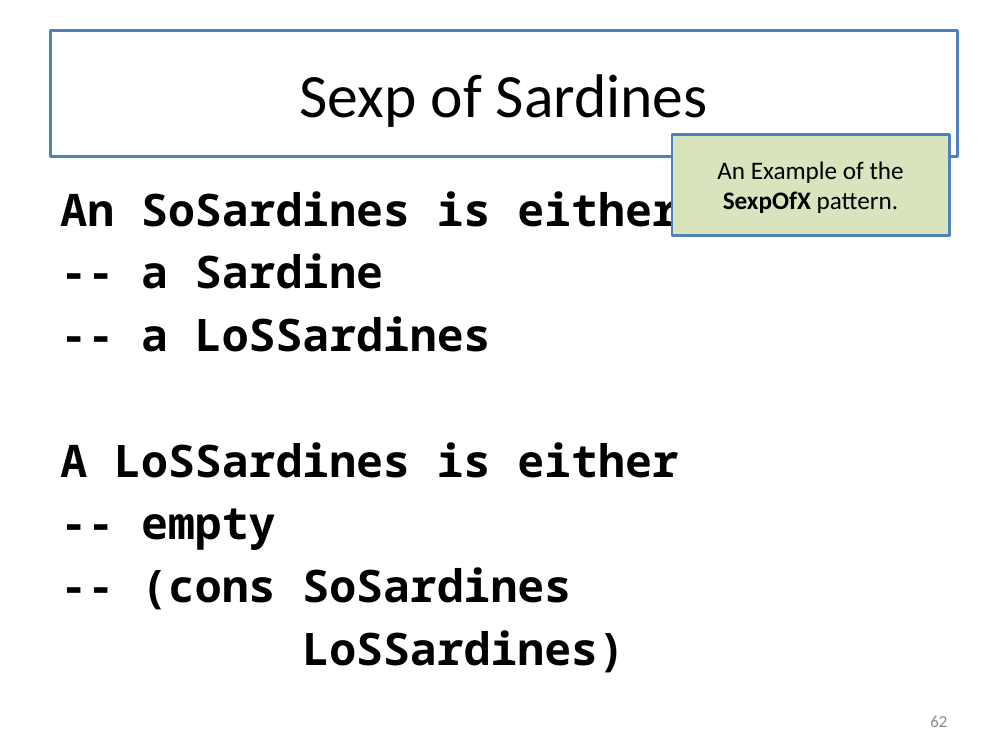
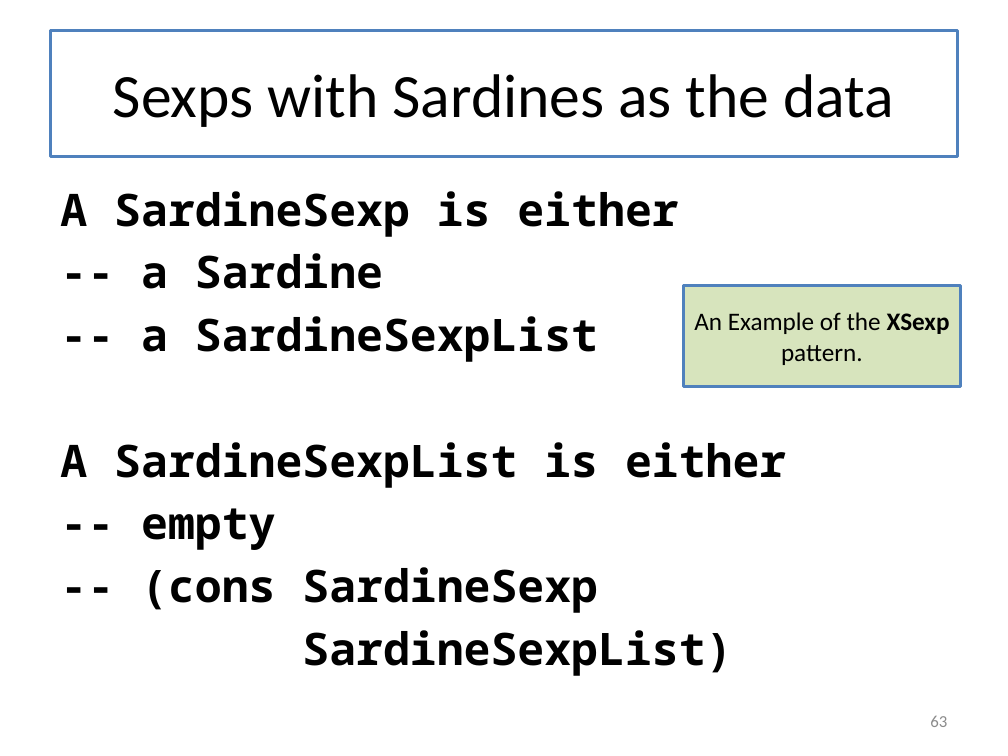
Before and after one commit to mwand/cs5010f17, a slide deck: slide 63 of Slides/Lesson 5.X Trees and Graphs - Combined Slides.pptx (slide 62 before the commit). Drawn at 1008x756 pixels with LibreOffice and Linux fonts; fonts in the diff are those of the drawing. Boxes give left, top, right and bottom in pixels: in the first picture for what was removed or moved away, otherwise in the second. Text is boxed around its words. In the diff, an @@ line names an element or a change of style, - is before the commit and + after.

```diff
--- a/Slides/Lesson 5.X Trees and Graphs - Combined Slides.pptx
+++ b/Slides/Lesson 5.X Trees and Graphs - Combined Slides.pptx
@@ title at (113, 74, 894, 127): text changed @@
-Sexp of Sardines
+Sexps with Sardines as the data
@@ text at (60, 191, 678, 237): text changed @@
-An SoSardines is either
+A SardineSexp is either
@@ rectangle "An Example of the XSexp ...": place and size @@
-rectangle "An Example of the XSexp ..." at (672, 134, 950, 235)
+rectangle "An Example of the XSexp ..." at (683, 285, 961, 386)
@@ text at (60, 316, 786, 488): text changed @@
--- a LoSSardines
-A LoSSardines is either
+-- a SardineSexpList
+A SardineSexpList is either
@@ text in rectangle at (694, 312, 950, 365): text changed @@
-An Example of the SexpOfX pattern.
+An Example of the XSexp pattern.
@@ text at (141, 567, 732, 676): text changed @@
--- (cons SoSardines
-LoSSardines)
+-- (cons SardineSexp
+SardineSexpList)
@@ page number at (930, 716, 947, 727): text changed @@
-62
+63
```
Also in this commit, not shown: 7 other slides changed, 6 other files.
